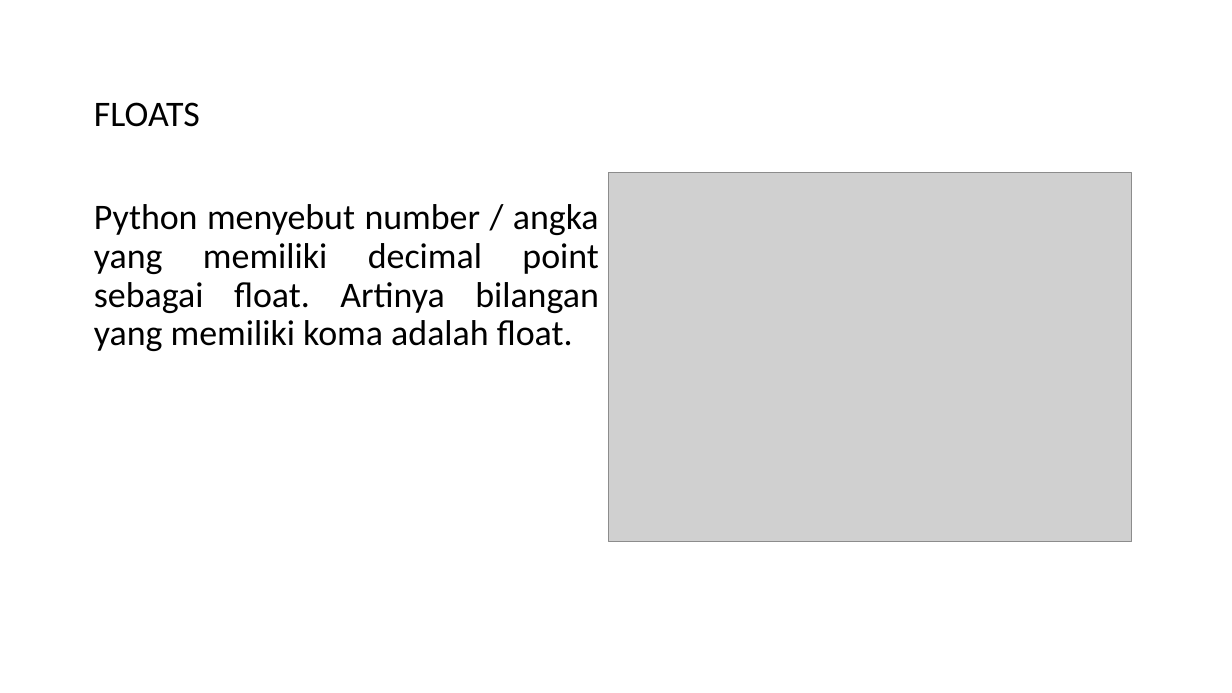
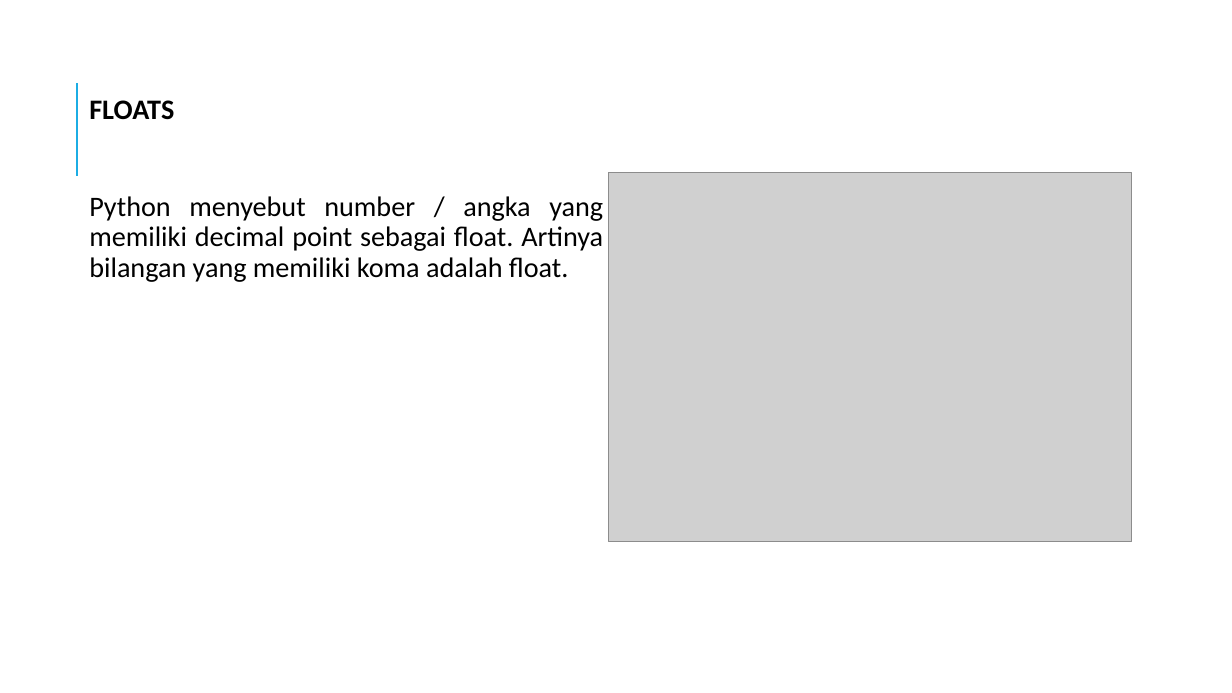
Before and after one commit to gunturadil/Deep-Learning_Guntur-Adil, a slide deck: slide 12 of Bahan ppt_Deep Learnin (dasar python)_Guntur Adil A.pptx (slide 11 before the commit). Drawn at 1232x693 pixels with LibreOffice and Linux fonts; fonts in the diff are those of the drawing; grey boxes stand for pictures. Boxes give left, top, right and bottom in pixels: in the first picture for what was removed or moved away, otherwise in the second. Text is boxed around its words. In the diff, an @@ line names an element or a change of style, - is before the commit and + after.

```diff
--- a/Bahan ppt_Deep Learnin (dasar python)_Guntur Adil A.pptx
+++ b/Bahan ppt_Deep Learnin (dasar python)_Guntur Adil A.pptx
@@ line added from (77, 176) to (77, 83), #1CADE4 1.5 pt @@
@@ text "FLOATS" at (89,100,603,282): size 28 to 22 pt; bold on in "FLOATS"; more space between paragraphs @@
```
Also in this commit, not shown: 18 other slides changed, 9 slides added, 4 slides removed.
